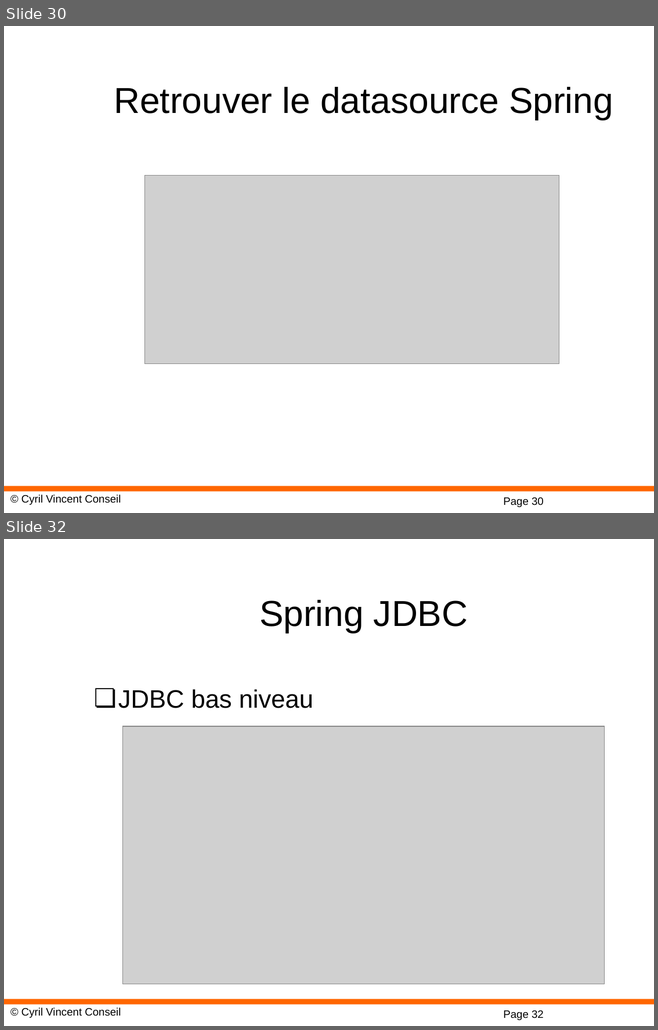
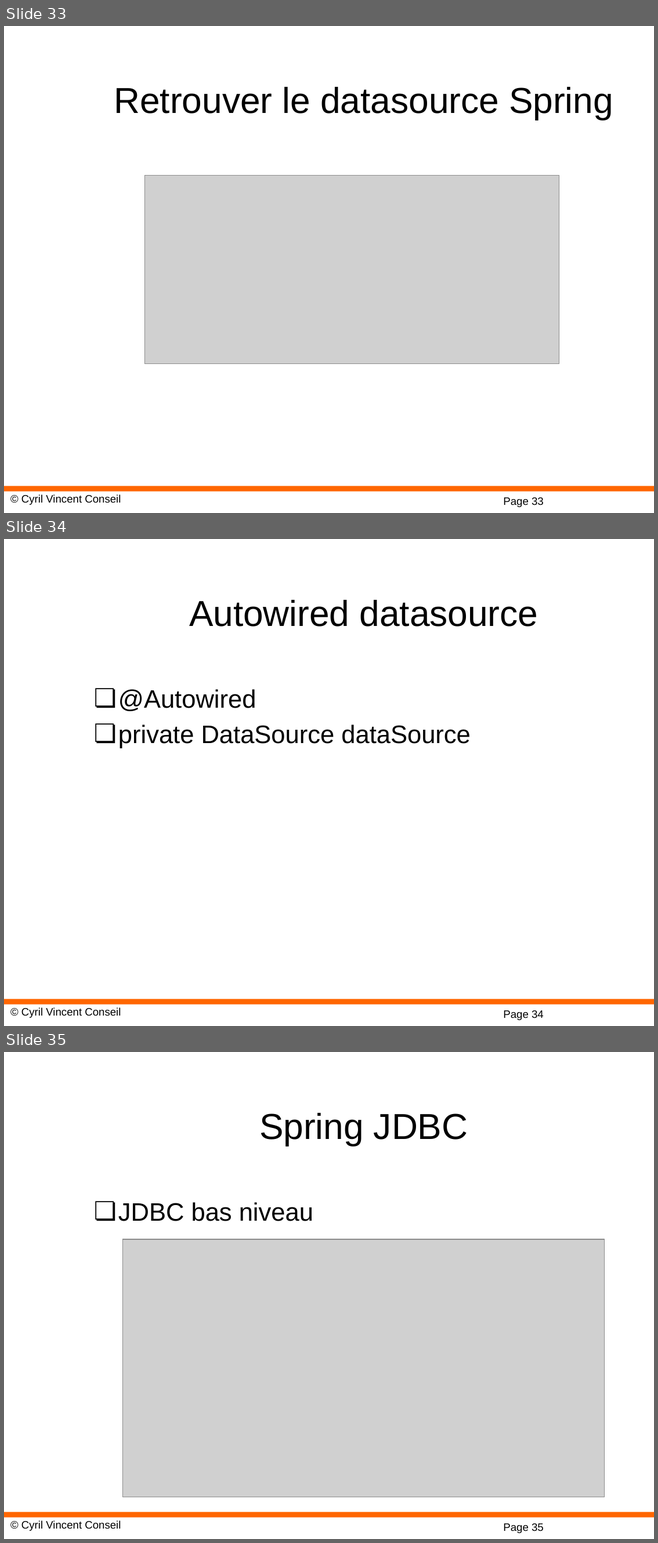
Before and after one commit to cyrilvincent/spring, a slide deck: ppt/Spring-07-SpringJPASQL.pptx. Shown one above the other, each under a label of ours: slides 30 and 32 before the commit, slides 33, 34 and 35 after it; the slides between them are not shown. The pictures are 658x1030 and 658x1543 pixels, drawn with LibreOffice and Linux fonts; fonts in the diff are those of the drawing; grey boxes stand for pictures; background and template pictures are left out. Boxes give left, top, right and bottom in pixels: in the first picture for what was removed or moved away, otherwise in the second. Text is boxed around its words. In the diff, an @@ line names an element or a change of style, - is before the commit and + after.

```diff
--- a/ppt/Spring-07-SpringJPASQL.pptx
+++ b/ppt/Spring-07-SpringJPASQL.pptx
@@ slide 34 added at [4,539,654,1026], background #FFFFFF; not listed: 3 template elements that a slide beside it also shows @@
@@ title added at [189,600,538,627], 40 pt, text #000000 @@
+Autowired datasource
@@ text added at [118,689,470,748], 28 pt, text #000000 @@
+❏ @Autowired
+❏ private DataSource dataSource
@@ what was slide 30 is now slide 33 @@
@@ page number at [503,498,543,507]: text changed @@
-Page 30
+Page 33
@@ what was slide 32 is now slide 35 @@
@@ page number at [503,1524,543,1533]: text changed @@
-Page 32
+Page 35
```
Also in this commit, not shown: 2 other slides added, 7 other files.
